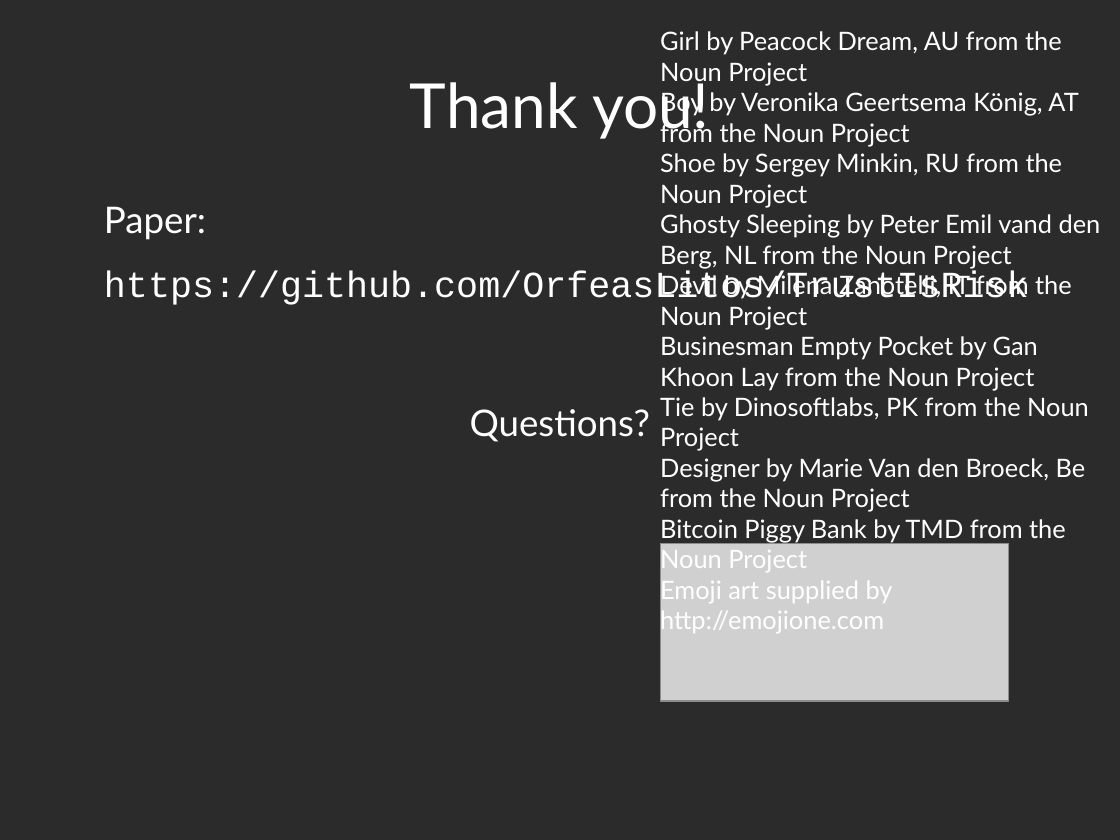
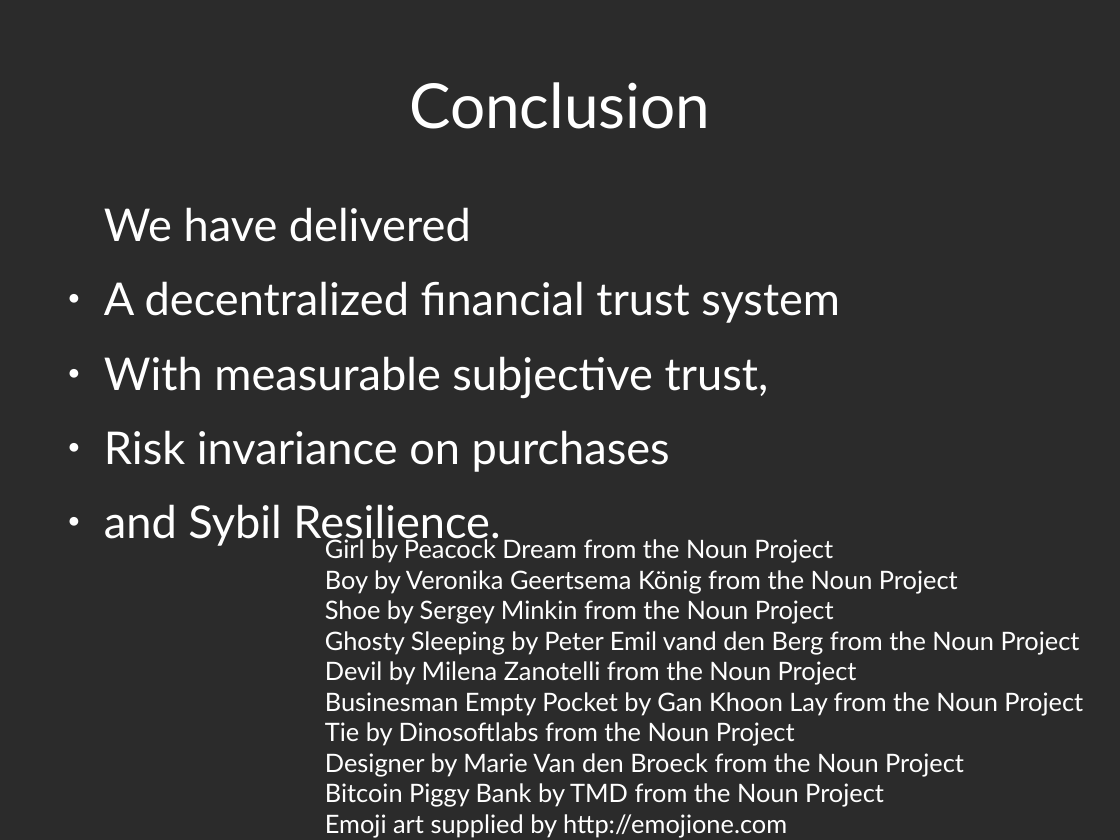
Before and after one commit to decrypto-org/TrustIsRisk, a slide deck: slide 26 of presentations/AtheCrypt10-1-2017/AtheCrypt10-1-2017.odp. Drawn at 1120x840 pixels with LibreOffice and Linux fonts; fonts in the diff are those of the drawing; grey boxes stand for pictures; background and template pictures are left out; a plain dark background stands for a picture behind light text. Boxes give left, top, right and bottom in pixels: in the first picture for what was removed or moved away, otherwise in the second. Text is boxed around its words. In the diff, an @@ line names an element or a change of style, - is before the commit and + after.

Commit message:
add Conclusion slide

```diff
--- a/presentations/AtheCrypt10-1-2017/AtheCrypt10-1-2017.odp
+++ b/presentations/AtheCrypt10-1-2017/AtheCrypt10-1-2017.odp
@@ title at (409, 82, 710, 129): text changed @@
-Thank you!
+Conclusion
@@ text at (104, 207, 840, 547): text changed; size 26 to 32 pt; font Courier New to Lato @@
-Paper:
-https://github.com/OrfeasLitos/TrustIsRisk
+We have delivered
+● A decentralized financial trust system
+● With measurable subjective trust,
+● Risk invariance on purchases
+● and Sybil Resilience.
@@ text removed at (470, 409, 651, 442) @@
-Questions?
@@ text "Girl by Peacock Dream from ...": place and size @@
-text "Girl by Peacock Dream from ..." at (660, 31, 1101, 634)
+text "Girl by Peacock Dream from ..." at (325, 537, 1083, 837)
@@ text at (325, 537, 1080, 685): text changed @@
-Girl by Peacock Dream, AU from the Noun Project
-Boy by Veronika Geertsema König, AT from the Noun Project
-Shoe by Sergey Minkin, RU from the Noun Project
-Ghosty Sleeping by Peter Emil vand den Berg, NL from the Noun Project
-Devil by Milena Zanotelli, IT from the Noun Project
+Girl by Peacock Dream from the Noun Project
+Boy by Veronika Geertsema König from the Noun Project
+Shoe by Sergey Minkin from the Noun Project
+Ghosty Sleeping by Peter Emil vand den Berg from the Noun Project
+Devil by Milena Zanotelli from the Noun Project
@@ picture removed at (661, 544, 1009, 701) @@
@@ text at (325, 722, 964, 776): text changed @@
-Tie by Dinosoftlabs, PK from the Noun Project
-Designer by Marie Van den Broeck, Be from the Noun Project
+Tie by Dinosoftlabs from the Noun Project
+Designer by Marie Van den Broeck from the Noun Project
```
Also in this commit, not shown: 1 other slide changed, 1 slide added.
